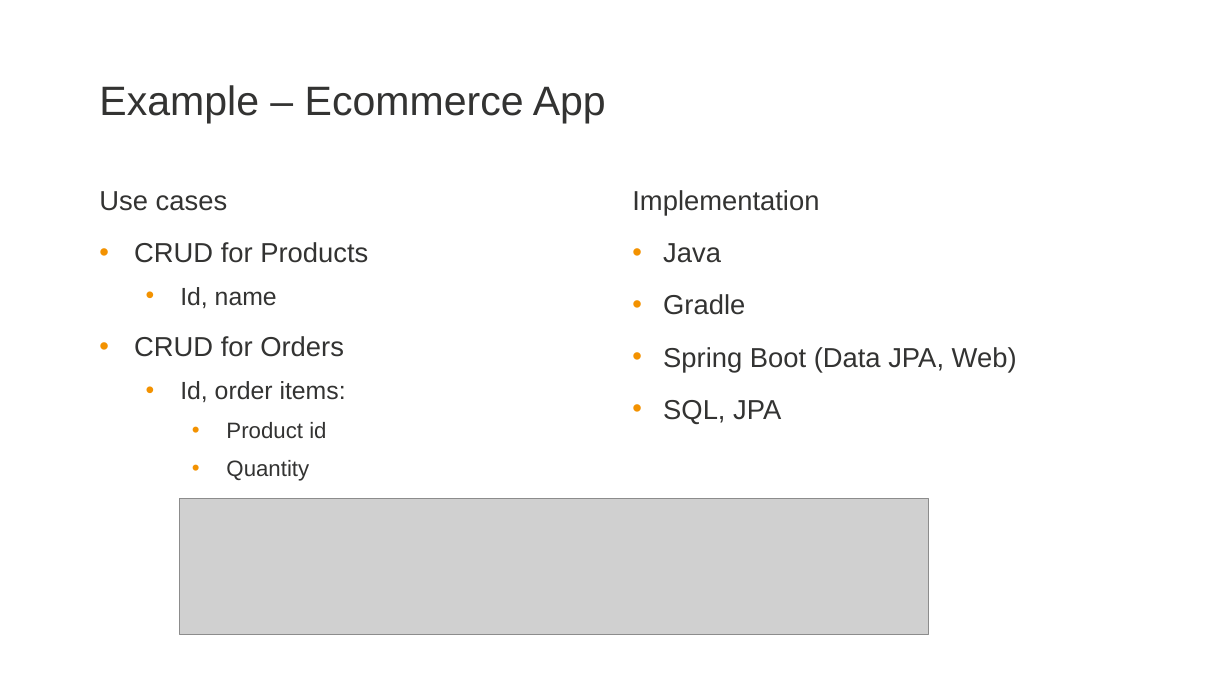
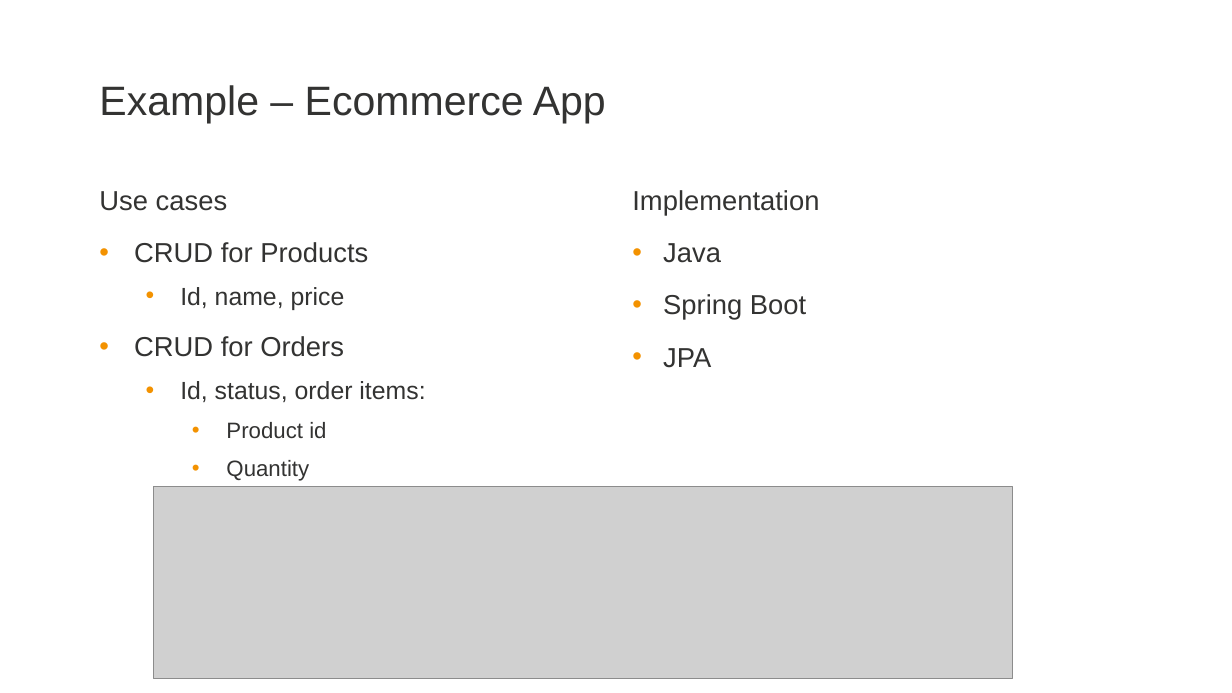
Before and after one commit to zatsepinvl/where-to-put-the-service, a slide deck: slide 11 of Where to put the service.pptm. Drawn at 1232x693 pixels with LibreOffice and Linux fonts; fonts in the diff are those of the drawing; grey boxes stand for pictures; background and template pictures are left out. Boxes give left, top, right and bottom in pixels: in the first picture for what was removed or moved away, otherwise in the second. Text is boxed around its words. In the diff, an @@ line names an element or a change of style, - is before the commit and + after.

```diff
--- a/Where to put the service.pptm
+++ b/Where to put the service.pptm
@@ text at (x1=180, y1=287, x2=345, y2=310): text changed @@
-  • Id, name
+  • Id, name, price
@@ text at (x1=663, y1=294, x2=806, y2=368): text changed @@
-• Gradle
-• Spring Boot (Data JPA, Web)
-• SQL, JPA
+• Spring Boot
+• JPA
@@ text at (x1=180, y1=381, x2=425, y2=402): text changed @@
-  • Id, order items:
+  • Id, status, order items:
@@ picture resized from (x1=179, y1=498, x2=928, y2=634) to (x1=153, y1=487, x2=1013, y2=679) @@
```
Also in this commit, not shown: 10 other slides changed, 6 slides added, 1 slide removed, 12 other files.
